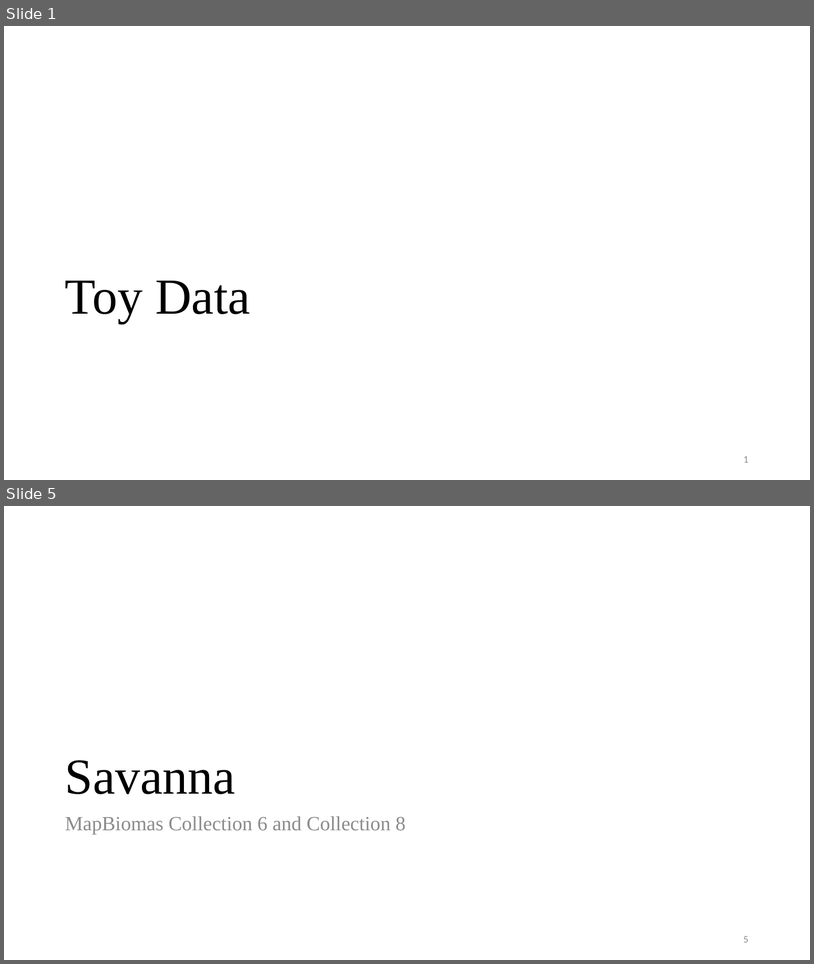
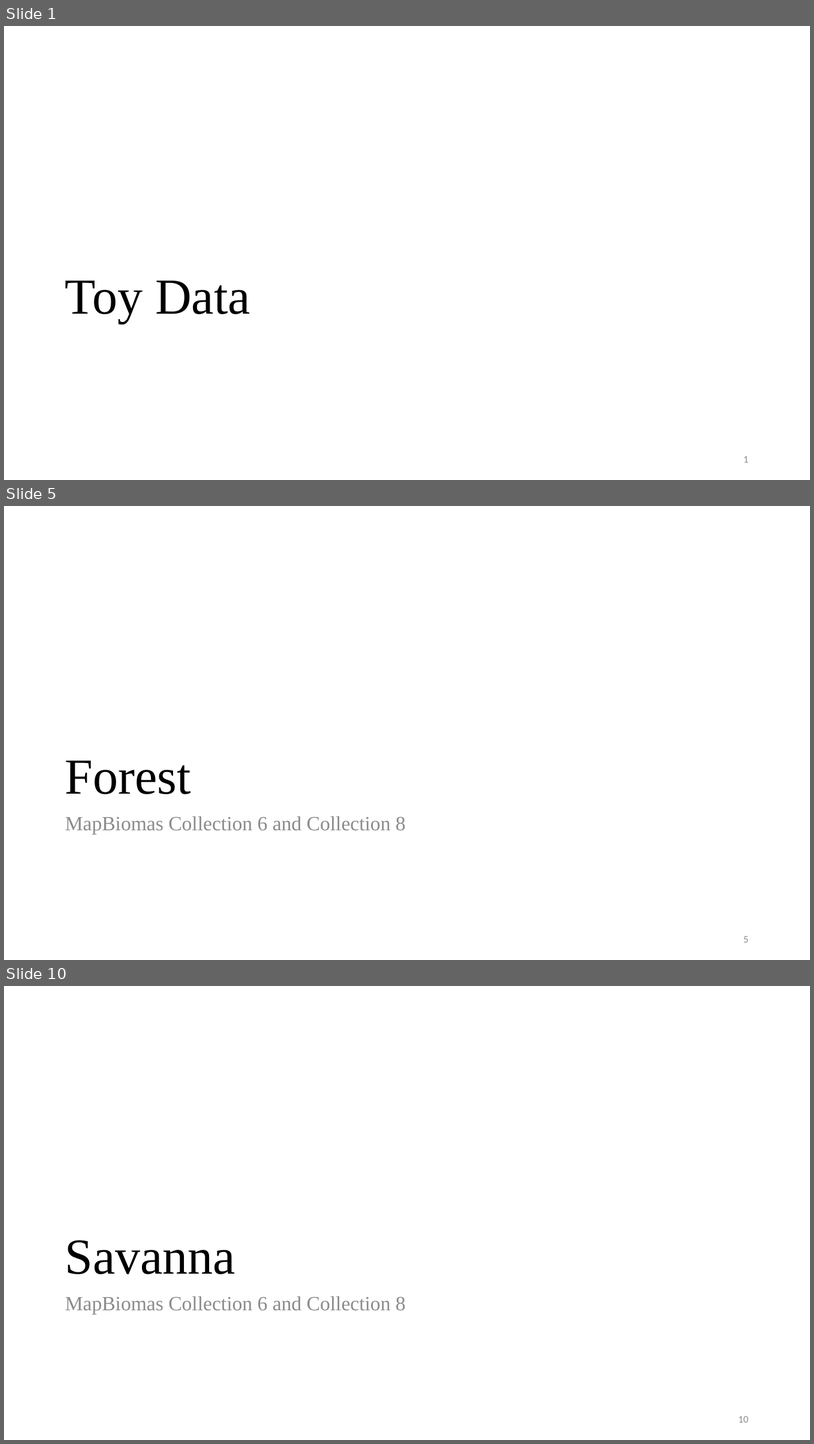
Before and after one commit to antoniovfonseca/compare-time-series, a slide deck: validation_results.pptx. Shown one above the other, each under a label of ours: slides 1 and 5 before the commit, slides 1, 5 and 10 after it; the slides between them are not shown. The pictures are 814x964 and 814x1444 pixels, drawn with LibreOffice and Linux fonts; fonts in the diff are those of the drawing. Boxes give left, top, right and bottom in pixels: in the first picture for what was removed or moved away, otherwise in the second. Text is boxed around its words. In the diff, an @@ line names an element or a change of style, - is before the commit and + after.

```diff
--- a/validation_results.pptx
+++ b/validation_results.pptx
@@ slide 5 added at (x1=4, y1=506, x2=810, y2=960), background #FFFFFF @@
@@ title added at (x1=65, y1=760, x2=191, y2=794), 60 pt, text #000000 @@
+Forest
@@ text added at (x1=65, y1=816, x2=406, y2=834), 24 pt, text #8C8C8C @@
+MapBiomas Collection 6 and Collection 8
@@ page number added at (x1=744, y1=936, x2=749, y2=942), 12 pt, text #8C8C8C @@
+5
@@ what was slide 5 is now slide 10 @@
@@ page number at (x1=738, y1=1416, x2=749, y2=1422): text changed @@
-5
+10
```
Also in this commit, not shown: 9 slides changed, 11 other slides added, 3 slides removed, 47 other files.
